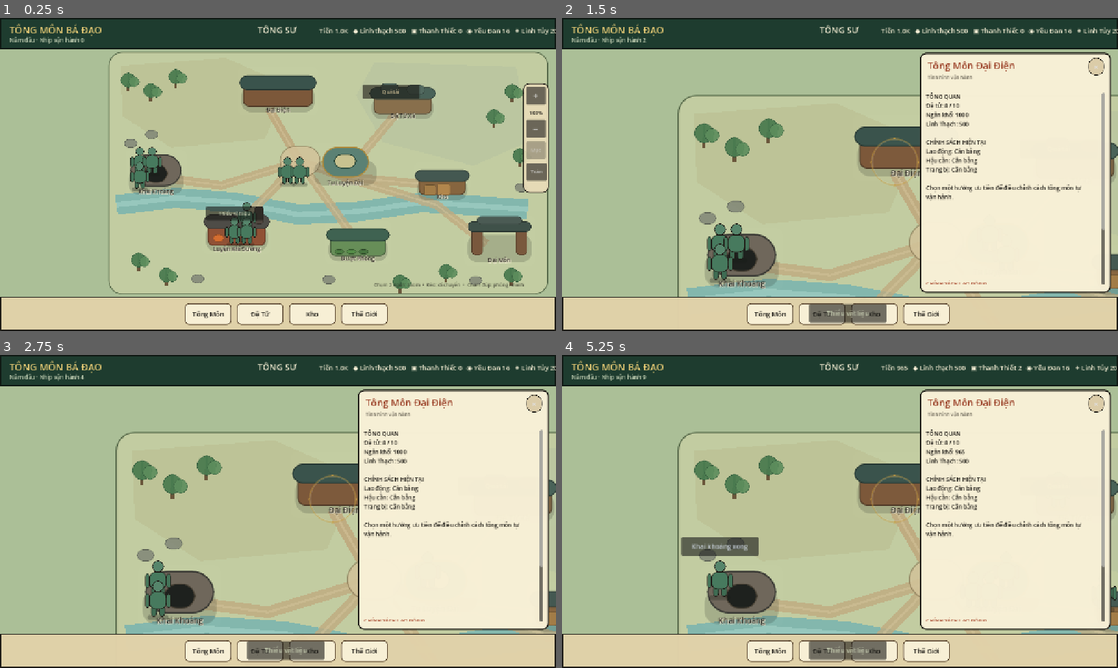
Above: before the commit, frames 1-4 (two rows, left to right).
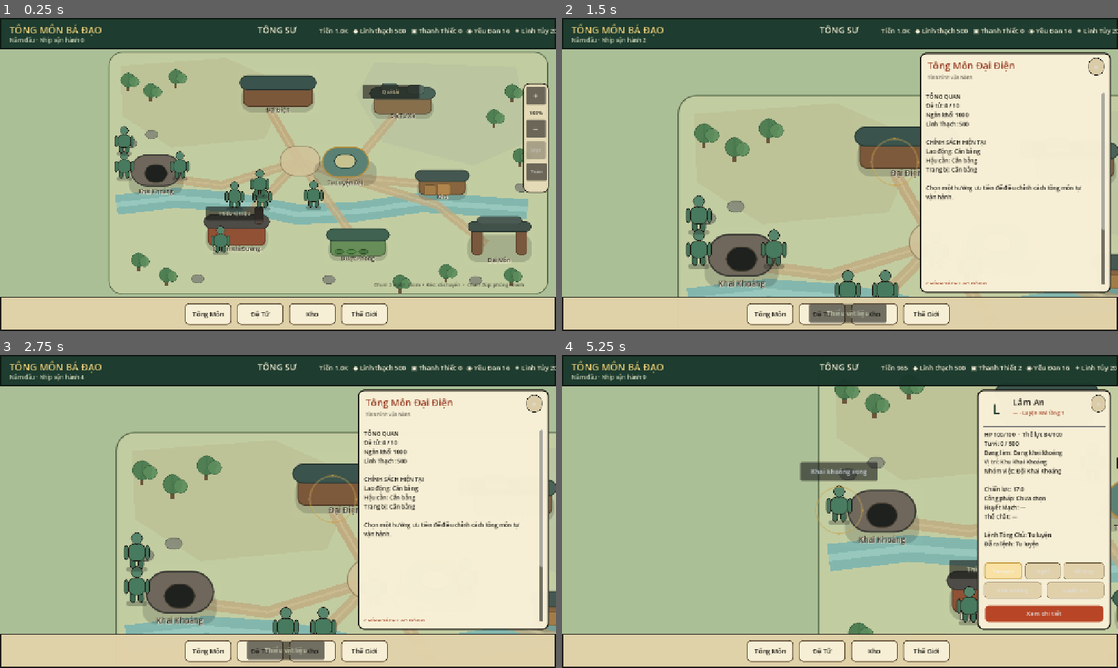
Above: after the commit, the same moments.

Repository: vuanhtuan161094-byte/TongMonBaDao
Game: Godot game, scene res://scenes/p3/p3_2_landscape_sect.tscn
Same seed, same stepped clock (60 frames per second), same inputs: the game is played once before the commit and once after it.
Inputs (mouse positions are in pixels of both pictures, inside the frame that each line leads up to):
- Up to frame 1 (0.25 s): no input
- Up to frame 2 (1.5 s): click (840, 89) at 0.5 s; click (1073, 161) at 1.25 s
- Up to frame 3 (2.75 s): click (433, 586) at 2 s
- Up to frame 4 (5.25 s): click (739, 596) at 2.75 s; click (990, 583) at 3.52 s; click (840, 495) at 4.27 s; click "Thiếu vật liệu" at 5 s

The runs differ from the first frame. In frame 1, 2.8% of the frame differs, in the area x 20-59%, y 34-76%; in frame 2, 2.6%; in frame 3, 1.9%; in frame 4, 27%, in the area x 20-100%, y 10-98%.

Commit message:
Spread live actors around map destinations

Diff:
--- a/godot/src/presentation/p3_1_landscape_sect.gd
+++ b/godot/src/presentation/p3_1_landscape_sect.gd
@@ -834,9 +834,18 @@
     return count
 
 func _actor_offset(index: int) -> Vector2:
-    var col := index % 3
-    var row := int(floor(float(index) / 3.0)) % 2
-    return Vector2(float(col - 1) * 28.0, float(row) * 34.0)
+    var offsets: Array[Vector2] = [
+        Vector2(-64.0, 10.0),
+        Vector2(64.0, 10.0),
+        Vector2(0.0, -48.0),
+        Vector2(-64.0, -48.0),
+        Vector2(64.0, -48.0),
+        Vector2(-32.0, 54.0),
+        Vector2(32.0, 54.0),
+        Vector2(-92.0, 28.0),
+        Vector2(92.0, 28.0)
+    ]
+    return offsets[index % offsets.size()]
 
 func _element_name(element: String) -> String:
     match element:
